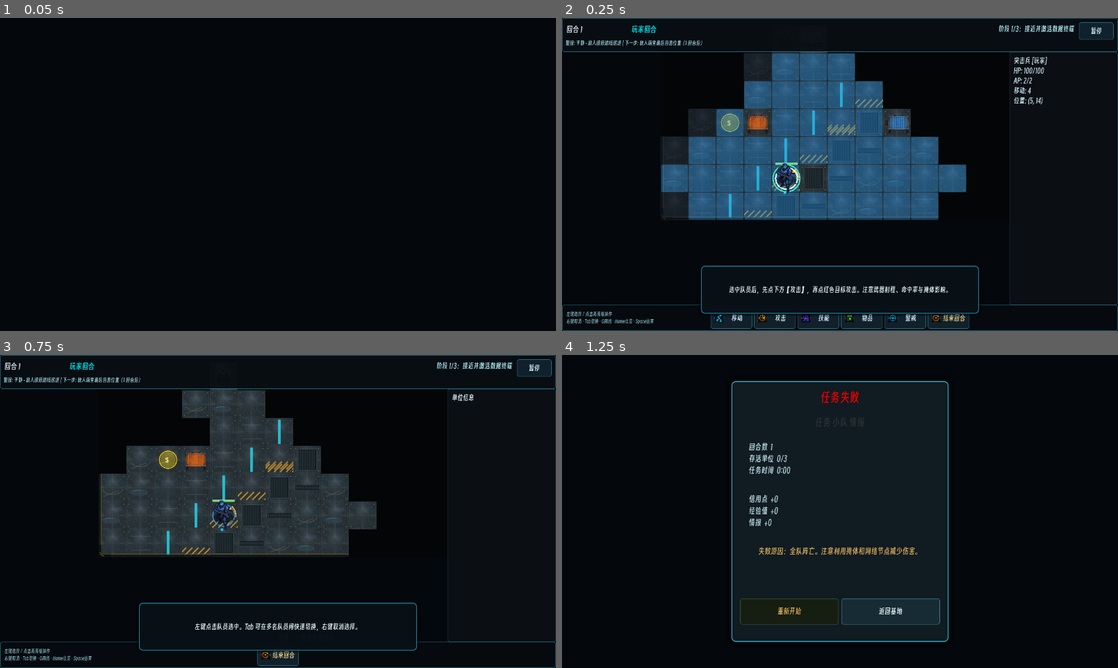
Above: before the commit, frames 1-4 (two rows, left to right).
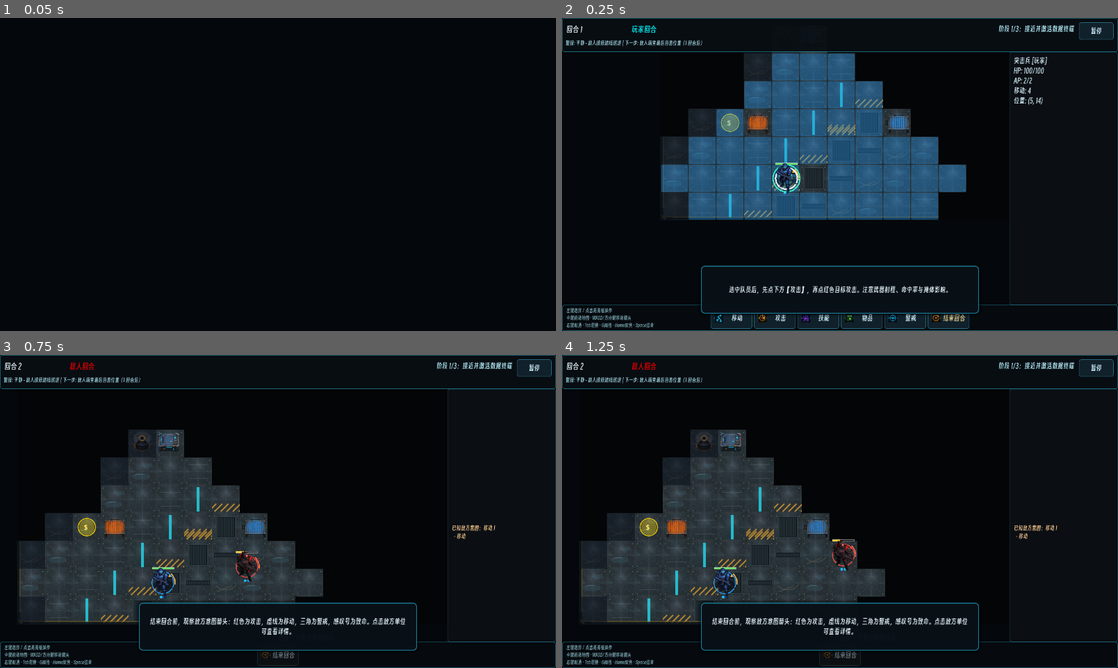
Above: after the commit, the same moments.

Repository: Caser-86/tactical-grid
Game: Godot game, scene res://tests/chapter_one_e2e_test.tscn
Same seed, same stepped clock (60 frames per second), same inputs: the game is played once before the commit and once after it. This scene is started directly instead of the project's main scene.
Inputs (mouse positions are in pixels of both pictures, inside the frame that each line leads up to):
- Up to frame 1 (0.05 s): no input
- Up to frame 2 (0.25 s): no input
- Up to frame 3 (0.75 s): click (211, 655) at 0.5 s, where only the run after the commit has a clickable "攻击"
- Up to frame 4 (1.25 s): no input

Frame 1 is identical in both runs. In frame 2, 0.5% of the frame differs, in the area x 0-42%, y 49-100%; in frame 3, 24%; in frame 4, 40%, in the area x 0-100%, y 0-100%.

Commit message:
fix(battle): restore player actions after enemy turn

Diff:
--- a/tactical-grid/client/project.godot
+++ b/tactical-grid/client/project.godot
@@ -25,6 +25,7 @@
 
 [display]
 
+window/dpi/allow_hidpi=false
 window/size/viewport_width=1280
 window/size/viewport_height=720
 window/stretch/mode="canvas_items"
--- a/tactical-grid/client/scenes/battle.tscn
+++ b/tactical-grid/client/scenes/battle.tscn
@@ -123,7 +123,7 @@
 offset_bottom = 55.0
 theme_override_colors/font_color = Color(0.55, 0.75, 0.8, 0.9)
 theme_override_font_sizes/font_size = 11
-text = "左键选择 / 点击高亮格操作\n右键取消 · Tab切换 · G网络 · Home总览 · Space结束"
+text = "左键选择 / 点击高亮格操作\n中键拖动地图 · WASD/方向键移动镜头\n右键取消 · Tab切换 · G网络 · Home聚焦 · Space结束"
 autowrap_mode = 2
 vertical_alignment = 1
 
--- a/tactical-grid/client/scripts/game/battle_controller.gd
+++ b/tactical-grid/client/scripts/game/battle_controller.gd
@@ -221,6 +221,7 @@
 ## 颜色
 const COLOR_MOVE = Color(0.13, 0.59, 0.95, 0.35)
 const COLOR_ATTACK = Color(0.96, 0.26, 0.21, 0.35)
+const COLOR_ATTACK_RANGE = Color(0.96, 0.26, 0.21, 0.13)
 const COLOR_PATH = Color(0.0, 1.0, 0.0, 0.25)
 const COLOR_EVAC = Color(0.0, 1.0, 0.0, 0.4)
 const COLOR_TARGET = Color(1.0, 0.62, 0.0, 0.4)
@@ -1578,6 +1579,7 @@
 			if enemy_intent_state:
 				enemy_intent_state.freeze_stale_intents()
 			_refresh_enemy_intent_display()
+			_auto_select_player_unit()
 			if mission_objective_state:
 				mission_objective_state.apply_event(&"turn_started", {"turn": turn_manager.turn_number, "team": "player"})
 			hud.update_objective(_get_objective_text())
@@ -2234,6 +2236,15 @@
 		_advance_context_hint("observe")
 	_show_move_range(unit)
 
+## 每个玩家回合至少给玩家一个可操作焦点，避免敌方回合后动作条消失。
+func _auto_select_player_unit() -> void:
+	if selected_unit and selected_unit.is_alive and selected_unit.team == "player":
+		return
+	for unit in player_units:
+		if unit and unit.is_alive and unit.team == "player":
+			_select_unit(unit)
+			return
+
 func _deselect_unit() -> void:
 	# 取消任何进行中的目标选择
 	_cancel_targeting_if_active()
@@ -2371,6 +2382,18 @@
 func _show_attack_range(unit: Unit) -> void:
 	_clear_layer(attack_highlight)
 	attack_targets.clear()
+	var min_range := int(unit.weapon_range[0]) if unit.weapon_range.size() > 0 else 1
+	var max_range := int(unit.weapon_range[1]) if unit.weapon_range.size() > 1 else min_range
+	# 先显示完整可射击区域，再用更亮的格子标出真实敌人/目标，
+	# 让玩家即使暂时没有敌人也能理解武器射程。
+	for y in range(maxi(0, unit.grid_pos.y - max_range), mini(map_height, unit.grid_pos.y + max_range + 1)):
+		for x in range(maxi(0, unit.grid_pos.x - max_range), mini(map_width, unit.grid_pos.x + max_range + 1)):
+			var cell := Vector2i(x, y)
+			var dist := GridSystem.manhattan_distance(unit.grid_pos, cell)
+			if dist < min_range or dist > max_range:
+				continue
+			if VisionSystem.has_line_of_sight(unit.grid_pos, cell, map_width, map_height, _is_vision_blocking):
+				_highlight_cell(attack_highlight, cell, _highlight_color("attack", COLOR_ATTACK_RANGE))
 	# 敌方单位
 	# CH1-040: 只能攻击处于正在观察格子的敌人；隐藏敌人不可被选中
 	for enemy in enemy_units:
@@ -2379,7 +2402,7 @@
 		if visibility_state and not visibility_state.is_cell_observed(enemy.grid_pos):
 			continue
 		var dist = GridSystem.manhattan_distance(unit.grid_pos, enemy.grid_pos)
-		if dist >= unit.weapon_range[0] and dist <= unit.weapon_range[1]:
+		if dist >= min_range and dist <= max_range:
 			var has_los = VisionSystem.has_line_of_sight(
 				unit.grid_pos, enemy.grid_pos,
 				map_width, map_height, _is_vision_blocking
@@ -2393,7 +2416,7 @@
 		if state.get("destroyed", false):
 			continue
 		var dist = GridSystem.manhattan_distance(unit.grid_pos, tpos)
-		if dist >= unit.weapon_range[0] and dist <= unit.weapon_range[1]:
+		if dist >= min_range and dist <= max_range:
 			var has_los = VisionSystem.has_line_of_sight(
 				unit.grid_pos, tpos,
 				map_width, map_height, _is_vision_blocking
@@ -2771,6 +2794,10 @@
 	if selected_unit and selected_unit.team == "player" and selected_unit.current_ap > 0:
 		selected_action = "attack"
 		hud.set_context_state(HUD.ContextState.ATTACK_PREVIEW)
+		_clear_layer(move_highlight)
+		_clear_layer(path_preview_layer)
+		path_preview.clear()
+		reachable_cells.clear()
 		_show_attack_range(selected_unit)
 
 func on_skill_button() -> void:
--- a/tactical-grid/client/scripts/ui/hud.gd
+++ b/tactical-grid/client/scripts/ui/hud.gd
@@ -242,7 +242,7 @@
 		ContextState.ATTACK_PREVIEW:
 			if _context_prompt:
 				_context_prompt.visible = true
-				_context_prompt.text = "点击红色目标攻击，右键取消"
+				_context_prompt.text = "点击红色高亮格攻击，右键取消"
 		ContextState.FACILITY_PREVIEW:
 			if _context_prompt:
 				_context_prompt.visible = true
--- a/tactical-grid/client/tests/battle_hud_contract_test.gd
+++ b/tactical-grid/client/tests/battle_hud_contract_test.gd
@@ -106,7 +106,7 @@
 	var shortcut_hint: Label = hud.get_node_or_null("BottomBar/ShortcutHint")
 	_check(shortcut_hint != null and shortcut_hint.visible, "底部显示常用操作提示")
 	_check(shortcut_hint != null and shortcut_hint.text.contains("右键取消") and shortcut_hint.text.contains("G网络"), "操作提示包含取消和网络快捷键")
-	_check(shortcut_hint != null and shortcut_hint.text.contains("Home总览") and shortcut_hint.text.contains("Space结束"), "操作提示包含总览和结束回合快捷键")
+	_check(shortcut_hint != null and shortcut_hint.text.contains("Home聚焦") and shortcut_hint.text.contains("Space结束"), "操作提示包含聚焦和结束回合快捷键")
 	_check(shortcut_hint != null and shortcut_hint.get_global_rect().position.y >= get_viewport().get_visible_rect().size.y - 60.0, "操作提示位于底部栏内")
 	var objective_label: Label = hud.get_node_or_null("TopBar/ObjectiveLabel")
 	var viewport_width := get_viewport().get_visible_rect().size.x
--- a/tactical-grid/client/tests/chapter_one_e2e_test.gd
+++ b/tactical-grid/client/tests/chapter_one_e2e_test.gd
@@ -503,6 +503,9 @@
 	ev.device = -1
 	get_viewport().push_input(ev)
 	await get_tree().process_frame
+	ev.pressed = false
+	get_viewport().push_input(ev)
+	await get_tree().process_frame
 
 func _move_mouse_to_grid(battle: BattleController, grid_pos: Vector2i) -> void:
 	var world_pos := GridSystem.grid_to_world(grid_pos)
@@ -529,6 +532,58 @@
 	get_viewport().push_input(click)
 	await get_tree().process_frame
 
+func _click_control(control: Control) -> void:
+	var screen_pos := control.get_global_rect().get_center()
+	var motion := InputEventMouseMotion.new()
+	motion.position = screen_pos
+	motion.global_position = screen_pos
+	motion.device = -1
+	get_viewport().push_input(motion)
+	await get_tree().process_frame
+	for is_pressed in [true, false]:
+		var click := InputEventMouseButton.new()
+		click.button_index = MOUSE_BUTTON_LEFT
+		click.pressed = is_pressed
+		click.position = screen_pos
+		click.global_position = screen_pos
+		click.device = -1
+		get_viewport().push_input(click)
+		await get_tree().process_frame
+
+func _drag_camera(battle: BattleController) -> Dictionary:
+	var start_screen := Vector2(500.0, 400.0)
+	var end_screen := Vector2(380.0, 400.0)
+	var before := battle.camera.position
+	var motion := InputEventMouseMotion.new()
+	motion.position = start_screen
+	motion.global_position = start_screen
+	motion.device = -1
+	get_viewport().push_input(motion)
+	await get_tree().process_frame
+	var press := InputEventMouseButton.new()
+	press.button_index = MOUSE_BUTTON_MIDDLE
+	press.pressed = true
+	press.position = start_screen
+	press.global_position = start_screen
+	press.device = -1
+	get_viewport().push_input(press)
+	await get_tree().process_frame
+	motion = InputEventMouseMotion.new()
+	motion.position = end_screen
+	motion.global_position = end_screen
+	motion.device = -1
+	get_viewport().push_input(motion)
+	await get_tree().process_frame
+	var release := InputEventMouseButton.new()
+	release.button_index = MOUSE_BUTTON_MIDDLE
+	release.pressed = false
+	release.position = end_screen
+	release.global_position = end_screen
+	release.device = -1
+	get_viewport().push_input(release)
+	await get_tree().process_frame
+	return {"before": before, "after": battle.camera.position}
+
 func _find_reachable_cell(battle: BattleController, unit: Unit) -> Vector2i:
 	for cell in battle.reachable_cells.keys():
 		if cell != unit.grid_pos:
@@ -569,6 +624,8 @@
 
 	_check(battle.turn_manager.current_phase == TurnManager.TurnPhase.PLAYER_ACTION, "CH1-030: 战斗在玩家行动阶段")
 	_check(battle.turn_manager.turn_number == 1, "CH1-030: 第 1 回合")
+	_check(battle.selected_unit != null and battle.selected_unit.team == "player", "CH1-030: 玩家回合自动选中可行动队员")
+	_check(battle.hud.attack_button.visible, "CH1-030: 玩家回合动作条显示攻击按钮")
 	_check(battle._active_context_flag == "teach_selection", "CH1-030: 上下文教程显示选择提示")
 
 	var prev_time_scale := Engine.time_scale
@@ -642,9 +699,10 @@
 	player_unit.base_hit = 100
 	enemy.dodge = 0.0
 	battle._select_unit(player_unit)
-	battle.hud.attack_button.pressed.emit()
+	await _click_control(battle.hud.attack_button)
 	await get_tree().process_frame
 	_check(battle.selected_action == "attack", "CH1-030: 攻击按钮进入攻击模式")
+	_check(battle.attack_highlight.get_child_count() > 0, "CH1-030: 点击攻击后显示攻击范围高亮")
 	_check(battle.attack_targets.size() > 0, "CH1-030: 攻击范围内有敌人目标")
 	if battle.attack_targets.size() > 0:
 		var enemy_hp_before := enemy.current_hp
@@ -675,12 +733,27 @@
 	await get_tree().process_frame
 
 	# 8. 真实键盘事件：Space 结束回合（回合变化）
+	_check(battle.hud.end_turn_button.visible, "CH1-030: 结束回合按钮可见")
+	_check(not battle.hud.end_turn_button.disabled, "CH1-030: 结束回合按钮可用")
+	await _click_control(battle.hud.end_turn_button)
+	await get_tree().process_frame
+	_check(battle.turn_manager.current_phase == TurnManager.TurnPhase.PLAYER_ACTION, "CH1-030: 鼠标点击结束回合后回到玩家阶段")
+	_check(battle.turn_manager.turn_number == 2, "CH1-030: 鼠标点击结束回合进入第 2 回合")
+	_check(battle.selected_unit != null and battle.selected_unit.team == "player", "CH1-030: 敌人行动后自动恢复玩家单位选择")
+	_check(battle.hud.attack_button.visible, "CH1-030: 敌人行动后动作条恢复显示")
+
+	# 9. 真实中键拖拽：相机位置应随拖拽改变，而不是被输入层吞掉。
+	var drag_result := await _drag_camera(battle)
+	_check(drag_result.before != drag_result.after,
+		"CH1-030: 中键拖拽可以移动战场镜头")
+
+	# 10. 真实键盘事件：Space 结束回合（回合变化）
 	_inject_key(KEY_SPACE)
-	for frame in range(120):
-		await get_tree().process_frame
-		if battle.turn_manager.current_phase == TurnManager.TurnPhase.PLAYER_ACTION:
+	for frame in range(300):
+		await get_tree().process_frame
+		if battle.turn_manager.current_phase == TurnManager.TurnPhase.PLAYER_ACTION and battle.turn_manager.turn_number >= 3:
 			break
-	_check(battle.turn_manager.turn_number == 2, "CH1-030: Space 键结束回合进入第 2 回合")
+	_check(battle.turn_manager.turn_number == 3, "CH1-030: Space 键结束回合进入第 3 回合")
 
 	Engine.time_scale = prev_time_scale
 	battle._cleanup_units()
Not shown, changed: README.md
Not shown, changed: docs/PROJECT_TAKEOVER_ROADMAP.md
Not shown, changed: tactical-grid/PROJECT_STATUS.md
